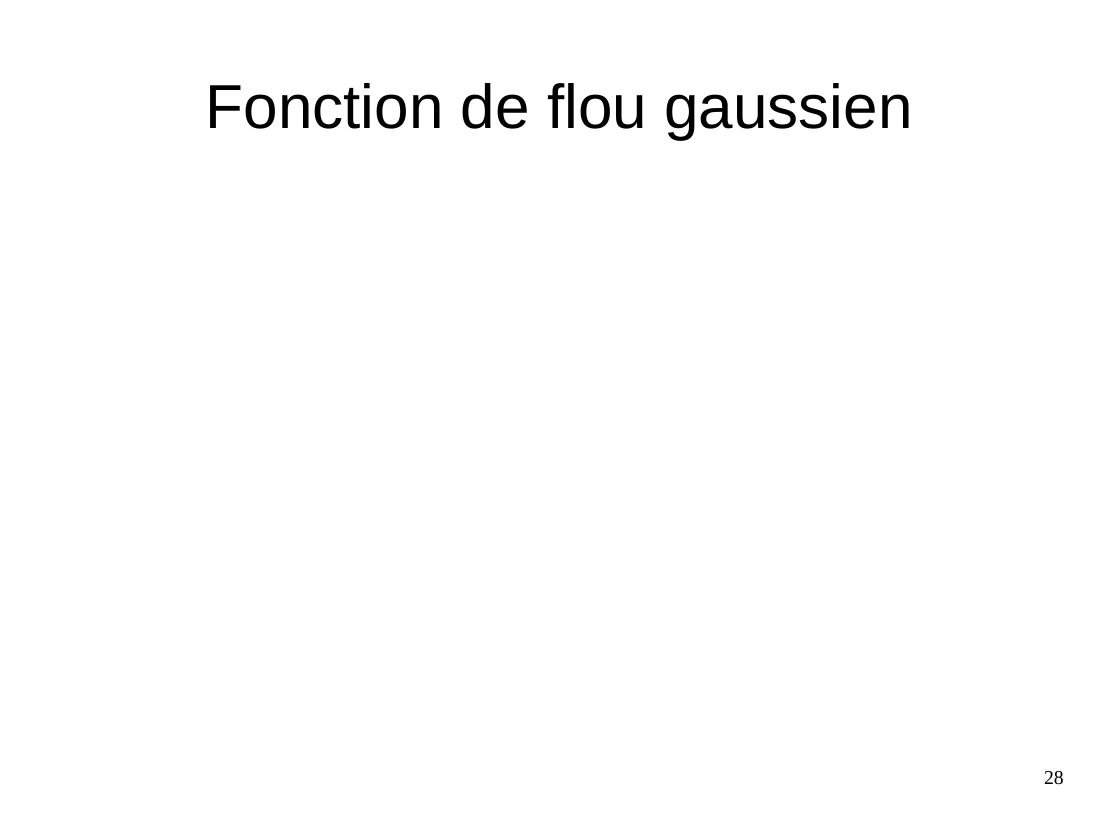
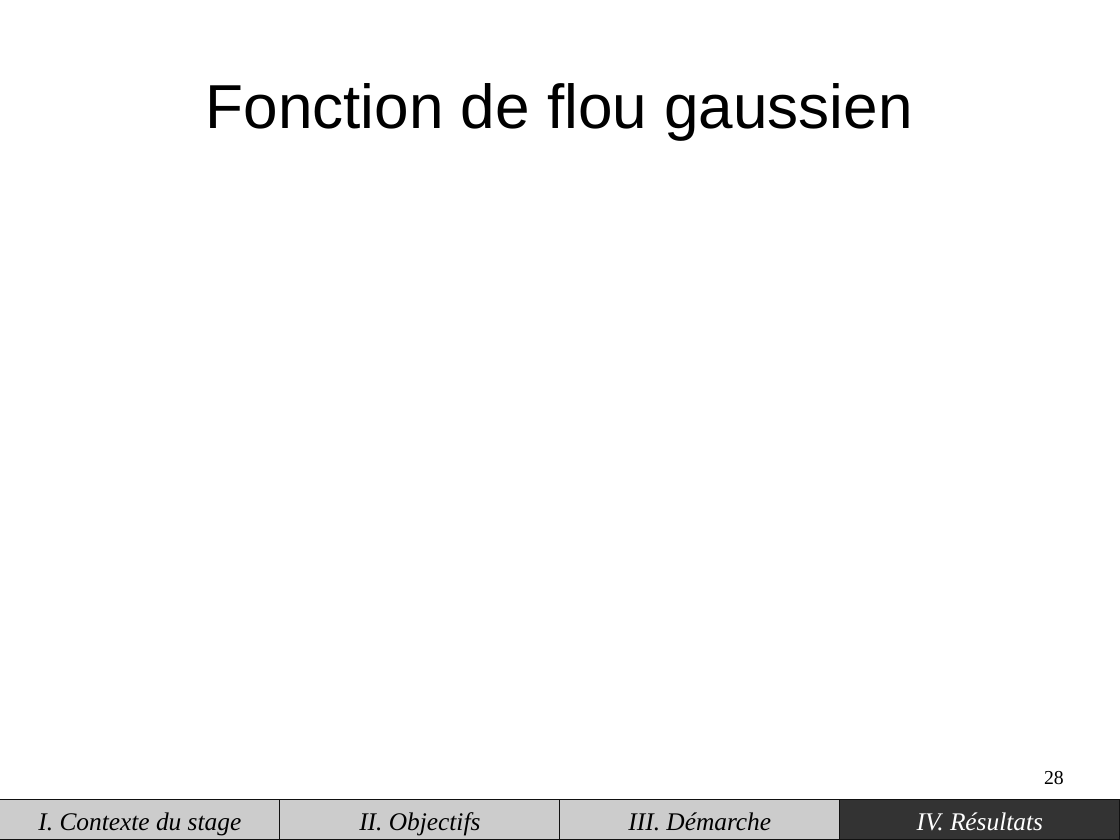
Before and after one commit to piatf/Report-2016-interniship-BioMedIA, a slide deck: slide 28 of presentation.odp. Drawn at 1120x840 pixels with LibreOffice and Linux fonts; fonts in the diff are those of the drawing. Boxes give left, top, right and bottom in pixels: in the first picture for what was removed or moved away, otherwise in the second. Text is boxed around its words. In the diff, an @@ line names an element or a change of style, - is before the commit and + after.

```diff
--- a/presentation.odp
+++ b/presentation.odp
@@ group added at box(0, 800, 1120, 839): 4 rectangles @@
+I. Contexte du stage
+II. Objectifs
+III. Démarche
+IV. Résultats
```
Also in this commit, not shown: 22 other slides changed.
